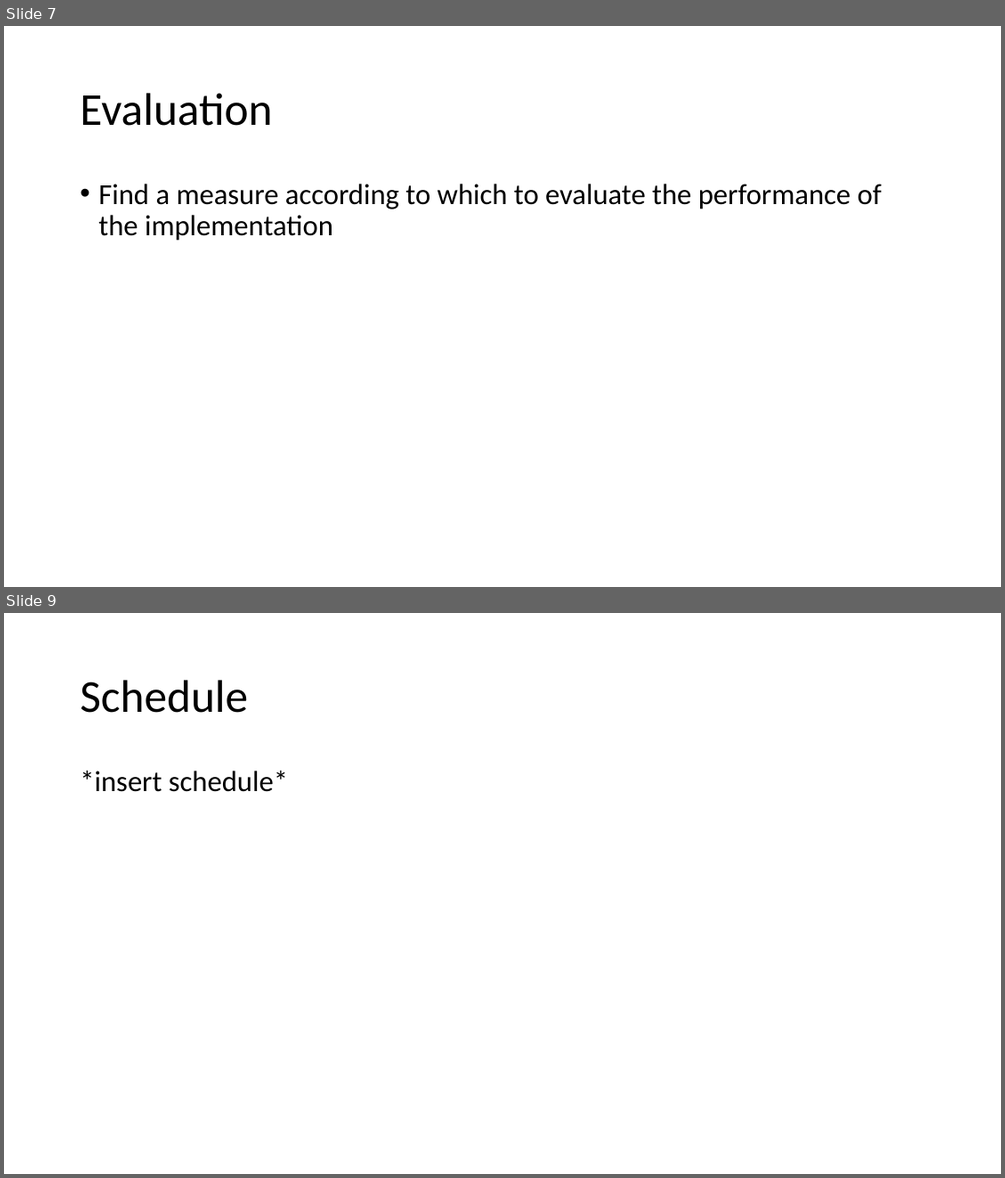
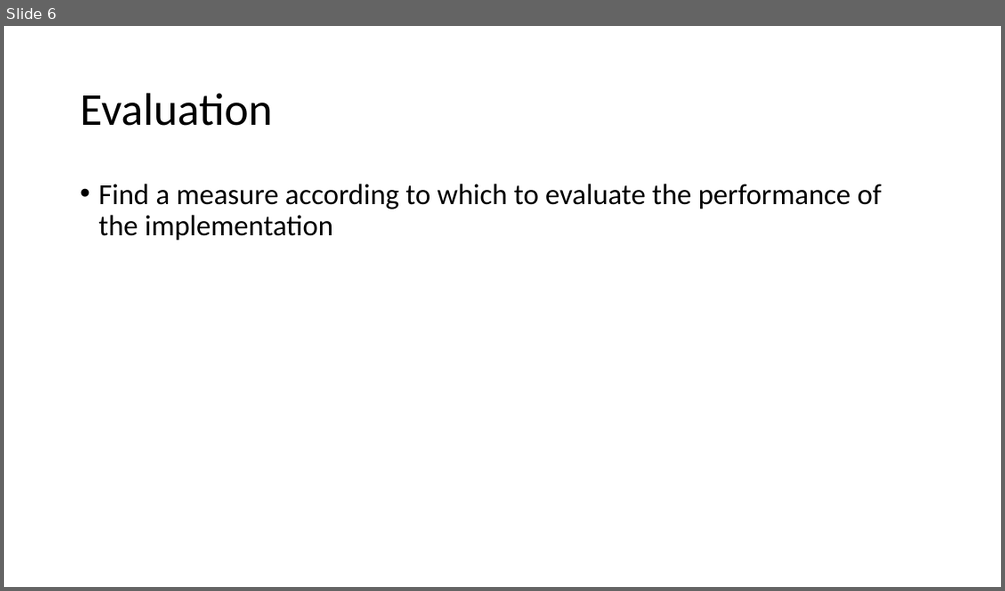
Before and after one commit to helegraf/classifier-auto-rank, a slide deck: Writing/Proposal/Automatic Ranking of Classification Algorithms.pptx. Shown one above the other, each under a label of ours: slides 7 and 9 before the commit, slide 6 after it; the slides between them are not shown. The pictures are 1005x1178 and 1005x591 pixels, drawn with LibreOffice and Linux fonts; fonts in the diff are those of the drawing. Boxes give left, top, right and bottom in pixels: in the first picture for what was removed or moved away, otherwise in the second. Text is boxed around its words. In the diff, an @@ line names an element or a change of style, - is before the commit and + after.

```diff
--- a/Writing/Proposal/Automatic Ranking of Classification Algorithms.pptx
+++ b/Writing/Proposal/Automatic Ranking of Classification Algorithms.pptx
@@ slide 9 removed at bbox=[4, 613, 1001, 1174], background #FFFFFF @@
@@ title removed at bbox=[80, 680, 248, 713] @@
-Schedule
@@ text removed at bbox=[80, 770, 288, 792] @@
-*insert schedule*
@@ what was slide 7 is now slide 6 @@
```
Also in this commit, not shown: 4 slides changed, 2 other slides removed, 12 other files.
